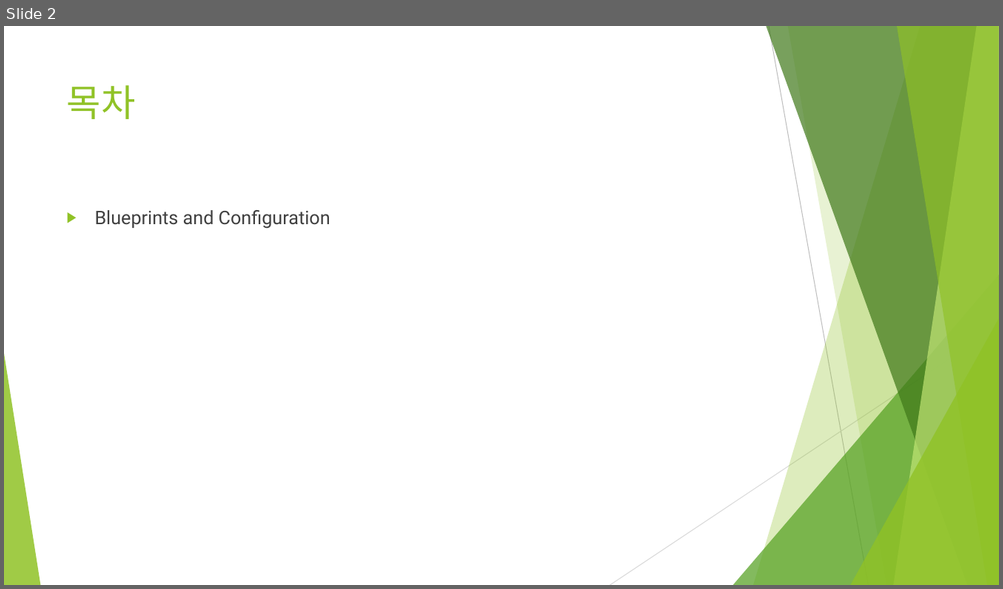
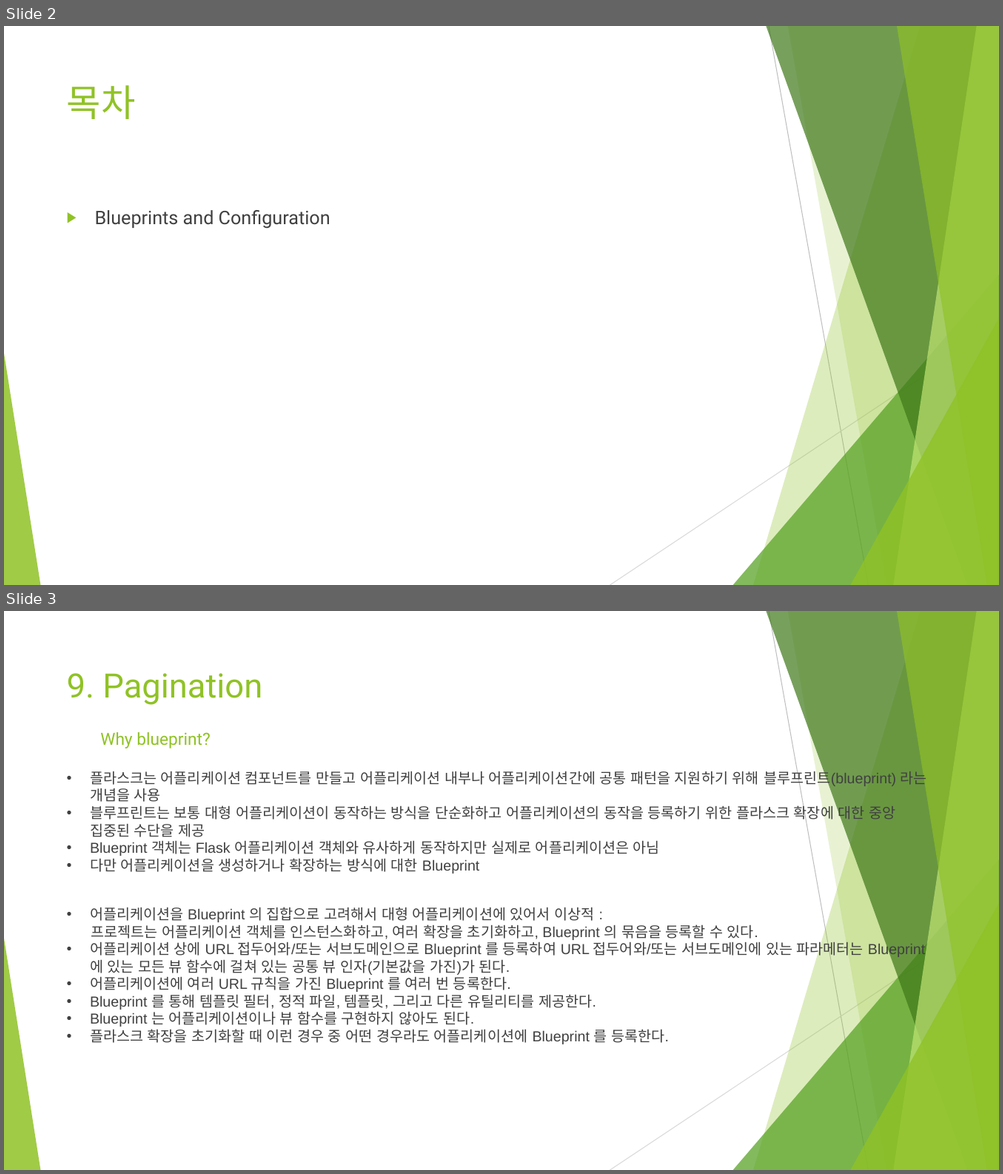
Before and after one commit to Heechul90/Flask, a slide deck: Study/11. Blueprints and Configuration/Blueprints and Configuration.pptx. Shown one above the other, each under a label of ours: slide 2 before the commit, slides 2 and 3 after it. The pictures are 1003x589 and 1003x1174 pixels, drawn with LibreOffice and Linux fonts; fonts in the diff are those of the drawing. Boxes give left, top, right and bottom in pixels: in the first picture for what was removed or moved away, otherwise in the second. Text is boxed around its words. In the diff, an @@ line names an element or a change of style, - is before the commit and + after.

```diff
--- a/Study/11. Blueprints and Configuration/Blueprints and Configuration.pptx
+++ b/Study/11. Blueprints and Configuration/Blueprints and Configuration.pptx
@@ slide 3 added at box(4, 611, 999, 1170), background #FFFFFF; not listed: 10 template elements that a slide beside it also shows @@
@@ title added at box(67, 673, 262, 705), 32.4 pt, text #90C226 @@
+9. Pagination
@@ text added at box(100, 732, 210, 749), 16.2 pt, text #90C226 @@
+Why blueprint?
@@ text added at box(90, 769, 927, 874), 14 pt, text #404040 @@
+• 플라스크는 어플리케이션 컴포넌트를 만들고 어플리케이션 내부나 어플리케이션간에 공통 패턴을 지원하기 위해 블루프린트(blueprint) 라는 개념을 사용
+• 블루프린트는 보통 대형 어플리케이션이 동작하는 방식을 단순화하고 어플리케이션의 동작을 등록하기 위한 플라스크 확장에 대한 중앙 집중된 수단을 제공
+• Blueprint 객체는 Flask 어플리케이션 객체와 유사하게 동작하지만 실제로 어플리케이션은 아님
+• 다만 어플리케이션을 생성하거나 확장하는 방식에 대한 Blueprint
@@ text added at box(90, 907, 925, 1045), 14 pt, text #404040 @@
+• 어플리케이션을 Blueprint 의 집합으로 고려해서 대형 어플리케이션에 있어서 이상적 :
+프로젝트는 어플리케이션 객체를 인스턴스화하고, 여러 확장을 초기화하고, Blueprint 의 묶음을 등록할 수 있다.
+• 어플리케이션 상에 URL 접두어와/또는 서브도메인으로 Blueprint 를 등록하여 URL 접두어와/또는 서브도메인에 있는 파라메터는 Blueprint 에 있는 모든 뷰 함수에 걸쳐 있는 공통 뷰 인자(기본값을 가진)가 된다.
+• 어플리케이션에 여러 URL 규칙을 가진 Blueprint 를 여러 번 등록한다.
+• Blueprint 를 통해 템플릿 필터, 정적 파일, 템플릿, 그리고 다른 유틸리티를 제공한다.
+• Blueprint 는 어플리케이션이나 뷰 함수를 구현하지 않아도 된다.
+• 플라스크 확장을 초기화할 때 이런 경우 중 어떤 경우라도 어플리케이션에 Blueprint 를 등록한다.
```
Also in this commit, not shown: 1 slide changed, 6 other slides added, 2 slides removed, 2 other files.
